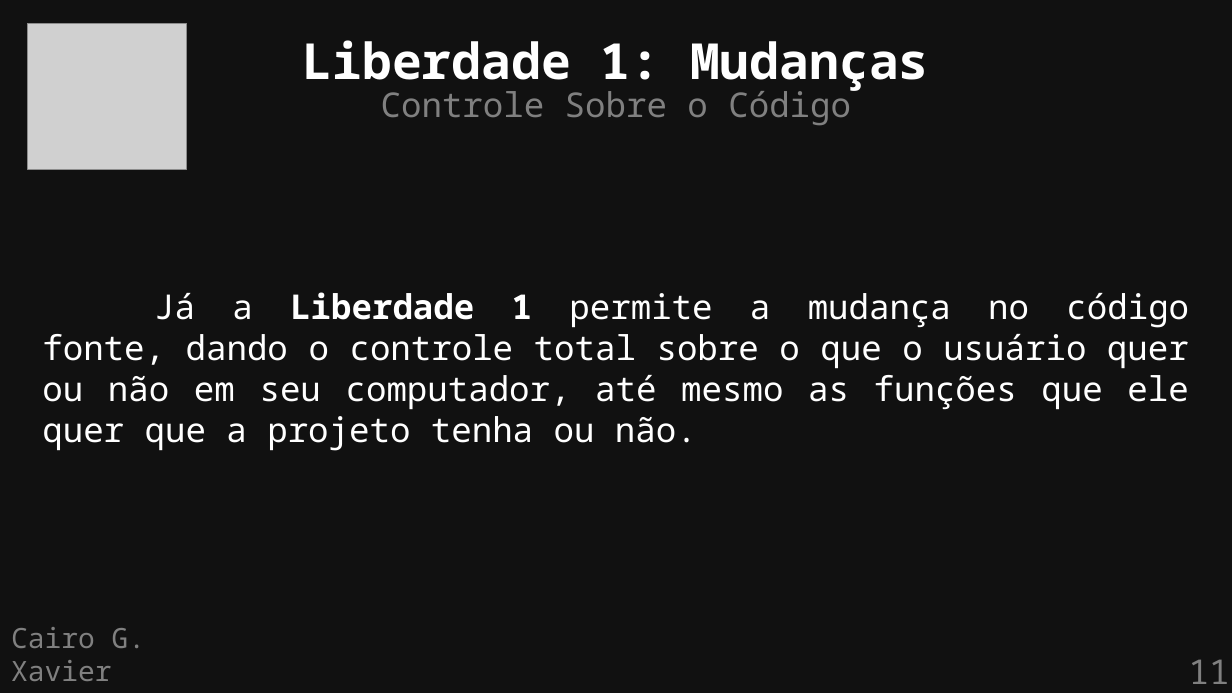
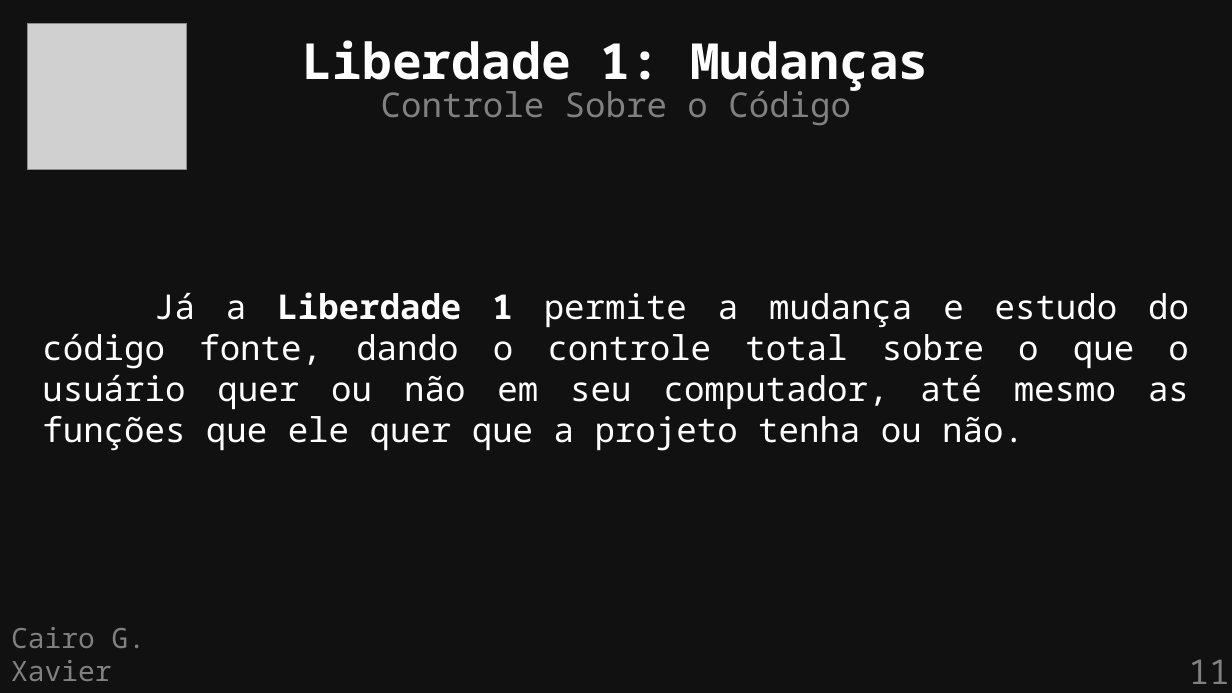
Before and after one commit to cairoGarcia/flisol-2026-ufmg, a slide deck: slide 11 of slides/definicao.odp. Drawn at 1232x693 pixels with LibreOffice and Linux fonts; fonts in the diff are those of the drawing; grey boxes stand for pictures. Boxes give left, top, right and bottom in pixels: in the first picture for what was removed or moved away, otherwise in the second. Text is boxed around its words. In the diff, an @@ line names an element or a change of style, - is before the commit and + after.

```diff
--- a/slides/definicao.odp
+++ b/slides/definicao.odp
@@ text at (42, 292, 1189, 451): text changed @@
-Já a Liberdade 1 permite a mudança no código fonte, dando o controle total sobre o que o usuário quer ou não em seu computador, até mesmo as funções que ele quer que a projeto tenha ou não.
+Já a Liberdade 1 permite a mudança e estudo do código fonte, dando o controle total sobre o que o usuário quer ou não em seu computador, até mesmo as funções que ele quer que a projeto tenha ou não.
```
Also in this commit, not shown: 9 other slides changed, 2 other files.
